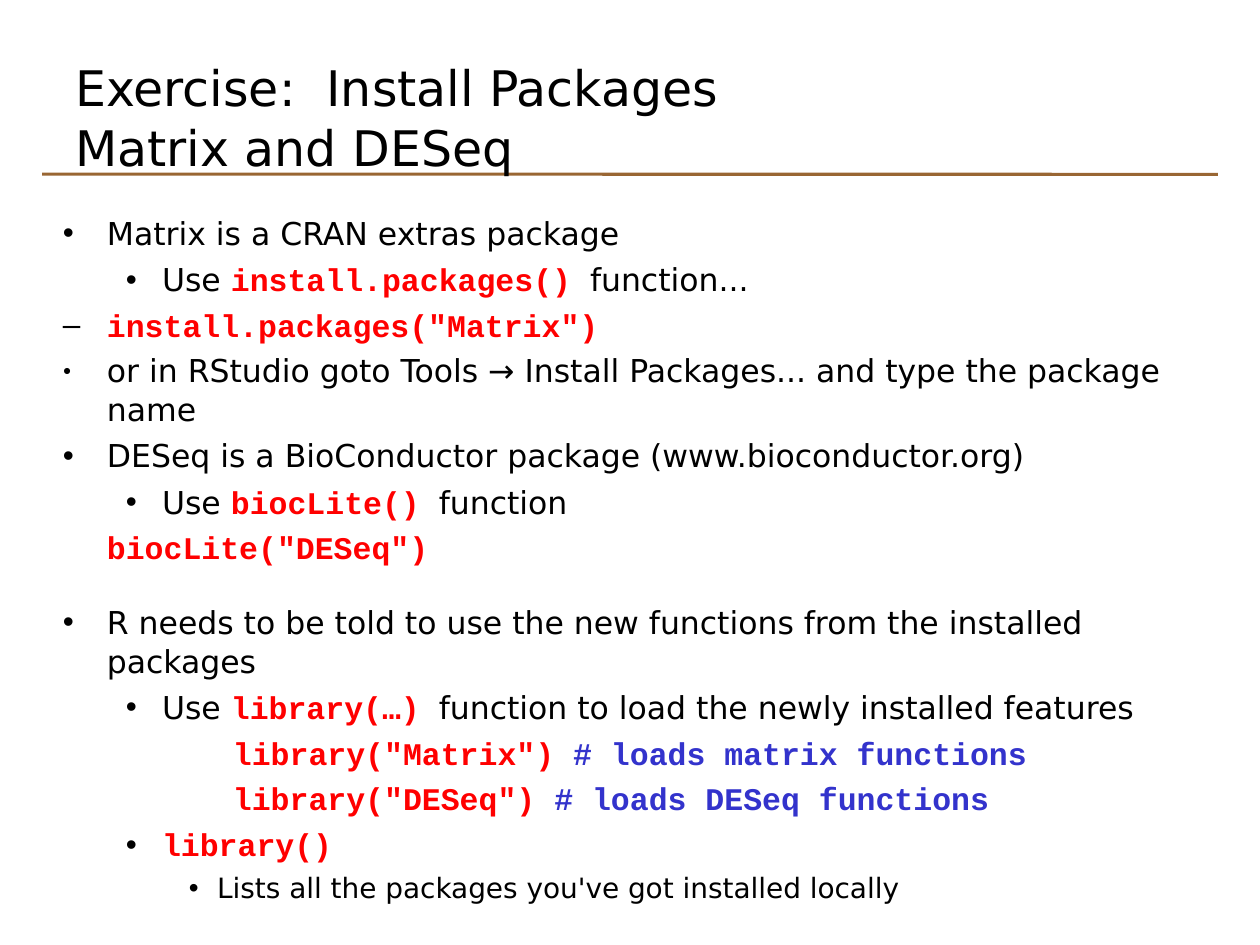
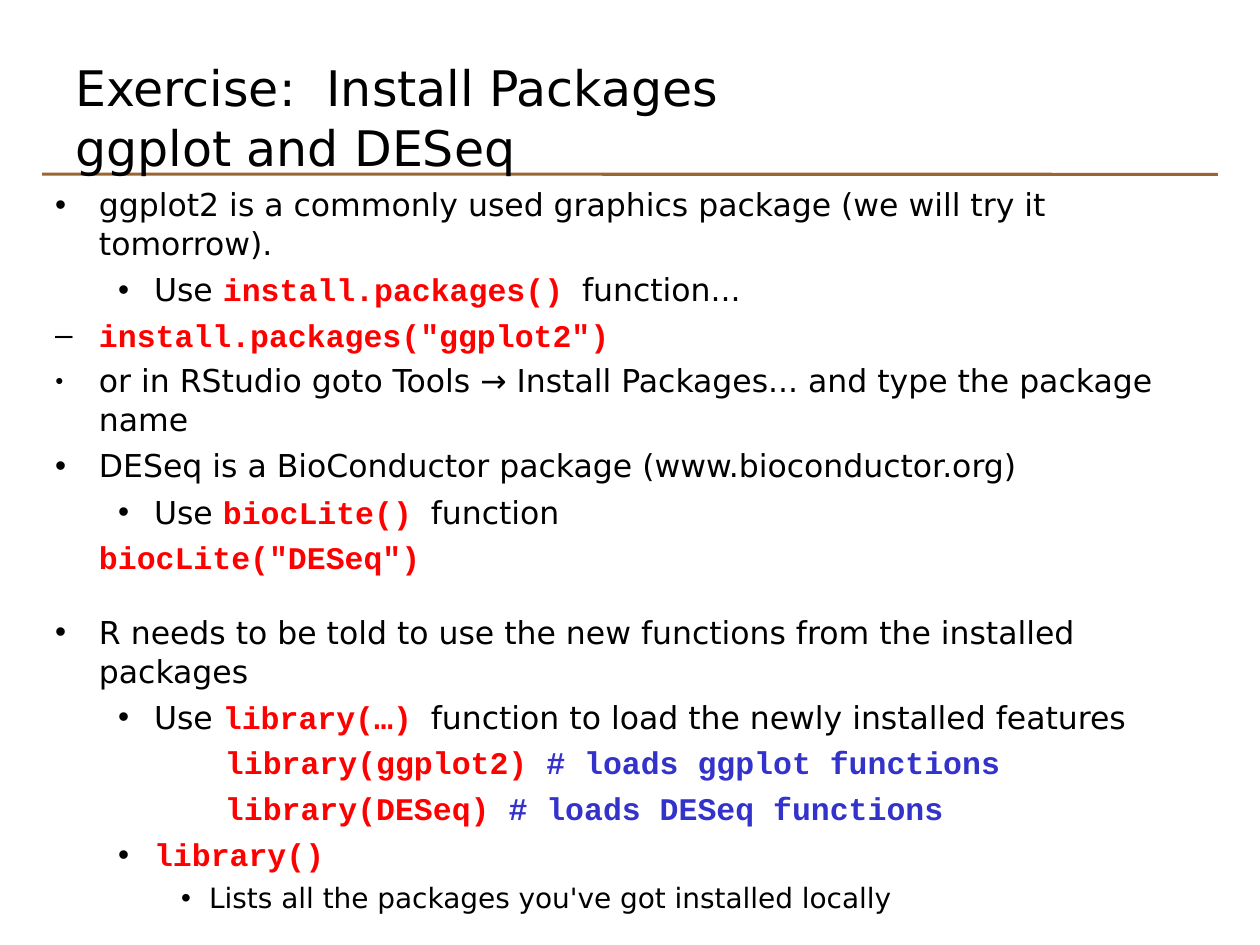
Before and after one commit to johnomics/basicr, a slide deck: slide 30 of Basic_R_Day_1_slides.odp. Drawn at 1260x945 pixels with LibreOffice and Linux fonts; fonts in the diff are those of the drawing. Boxes give left, top, right and bottom in pixels: in the first picture for what was removed or moved away, otherwise in the second. Text is boxed around its words. In the diff, an @@ line names an element or a change of style, - is before the commit and + after.

Commit message:
Rewrite graphics section and general rewrites and file renamings to match Day 2 rewrites

```diff
--- a/Basic_R_Day_1_slides.odp
+++ b/Basic_R_Day_1_slides.odp
@@ text at <box>75,68,717,177</box>: text changed @@
-Exercise: Install Packages
-Matrix and DESeq
+Exercise: Install Packages
+ggplot and DESeq
@@ text "ggplot2 is a commonly used ...": place and size @@
-text "ggplot2 is a commonly used ..." at <box>107,221,1160,904</box>
+text "ggplot2 is a commonly used ..." at <box>99,192,1152,914</box>
@@ text at <box>99,192,1045,259</box>: text changed @@
-• Matrix is a CRAN extras package
+• ggplot2 is a commonly used graphics package (we will try it tomorrow).
@@ text at <box>99,324,609,354</box>: text changed @@
-  – install.packages("Matrix")
+  – install.packages("ggplot2")
@@ text at <box>225,752,1000,827</box>: text changed @@
-library("Matrix") # loads matrix functions
-library("DESeq") # loads DESeq functions
+library(ggplot2) # loads ggplot functions
+library(DESeq) # loads DESeq functions
```
Also in this commit, not shown: 11 other slides changed, 1 slide added, 39 other files.
